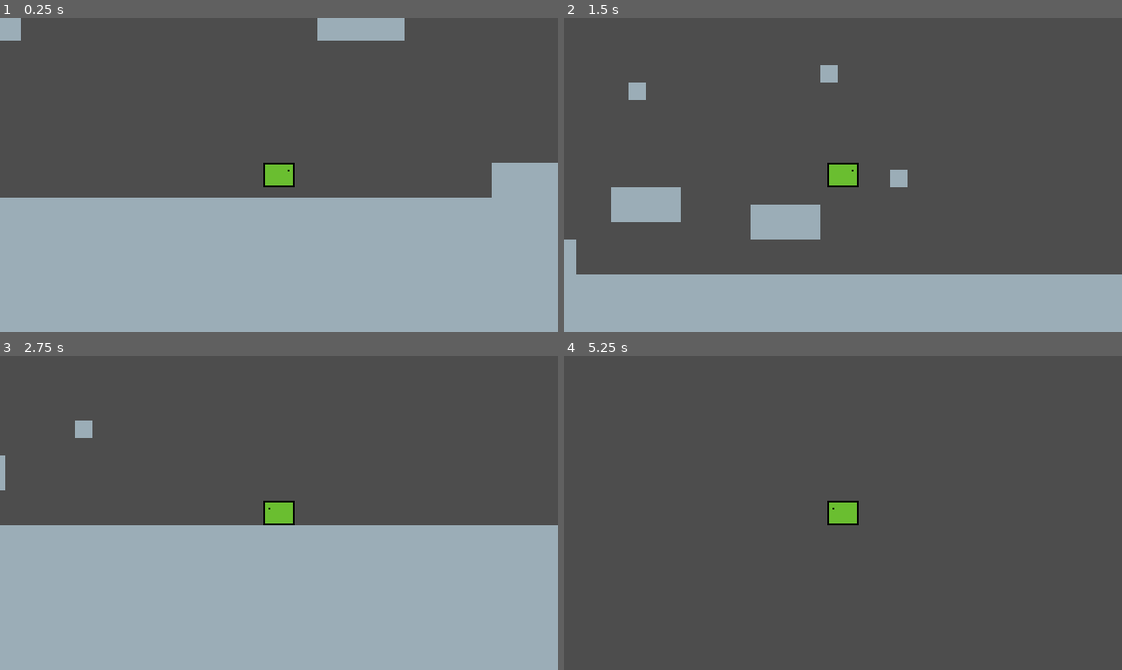
Above: before the commit, frames 1-4 (two rows, left to right).
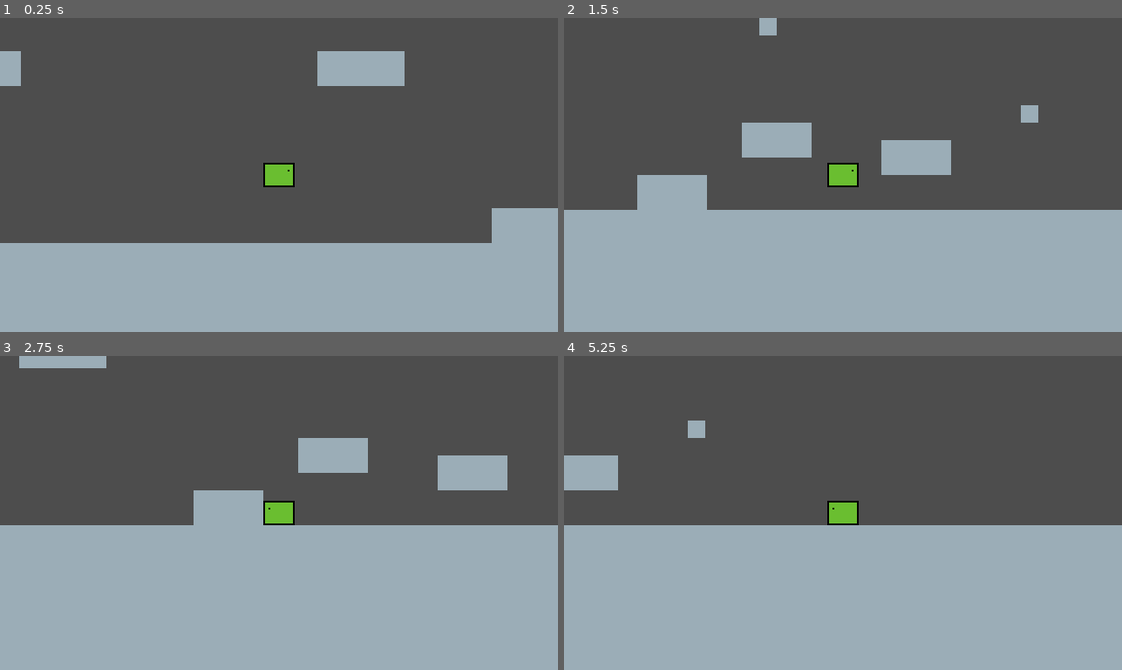
Above: after the commit, the same moments.

Repository: DaPizzaGod/Exotica
Game: Godot game, scene res://stages/prototype/level.tscn
Same seed, same stepped clock (60 frames per second), same inputs: the game is played once before the commit and once after it.
Inputs:
- Up to frame 1 (0.25 s): no input
- Up to frame 2 (1.5 s): hold D (right) from 0.53 s (still down); tap W (jump) at 0.77 s
- Up to frame 3 (2.75 s): tap W (jump) at 1.52 s; release D (right) at 2.03 s; hold A (left) from 2.03 s (still down)
- Up to frame 4 (5.25 s): release A (left) at 2.78 s; hold D (right) 2.78-4.28 s; tap W (jump) at 3.02, 3.77, 4.52 s; hold A (left) 4.28-5.03 s; hold D (right) from 5.03 s (still down)

The runs differ from the first frame. In frame 1, 18% of the frame differs, in the area x 0-100%, y 0-72%; in frame 2, 24%; in frame 3, 5.1%; in frame 4, 47%, in the area x 0-100%, y 20-100%.

Commit message:
before momentum

Diff:
--- a/entities/prototype/player/player.gd
+++ b/entities/prototype/player/player.gd
@@ -2,6 +2,12 @@
 
 @onready var state_machine:= $StateMachine
 @onready var sprite: Sprite2D = $Sprite2D
+var momentum_x: float
+var momentum_y: float
 
 func _ready() -> void:
 	state_machine.start_state_machine(self)
+
+func _physics_process(delta: float) -> void:
+	velocity = Vector2(momentum_x, momentum_y)
+	move_and_slide()
